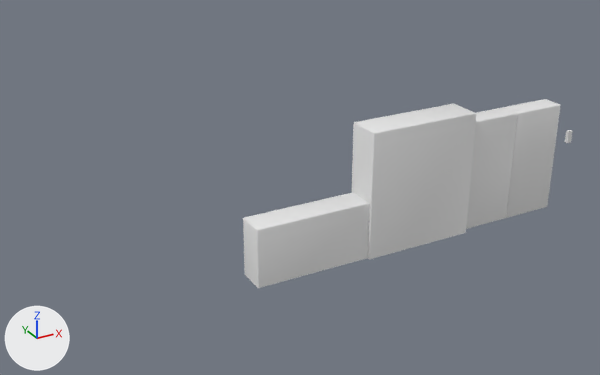
What one commit did to the Blender file Assets/_Project/Model/Blender.blend.
Camera for both pictures: a 50 mm camera at (-9.81, -10.3, 6.57) aimed at (-3.38, 1.39, 0.72). The axes (+X, +Y, +Z) are drawn at lower left. The lights are the same throughout. The same objects are shown in both versions, whatever each file hides.

Objects in the first picture: 'AntaDX', 'AntaSX', 'Muretto-2', 'Muro-2', 'Serratura'.
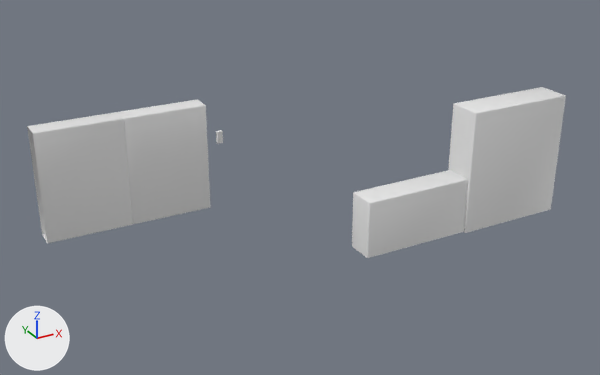
Changed parts and their boxes (x1, y1, x2, y2) in the pictures (600 x 375 px; the box of a moved part takes in the faces that stretch with it):
'Muro-2', moved: before (352, 104, 476, 259); after (448, 87, 566, 233)
'AntaSX', moved: before (466, 108, 520, 229); after (27, 112, 133, 243)
'Muretto-2', moved: before (243, 192, 369, 288); after (352, 170, 468, 258)
'AntaDX', reshaped, moved: before (503, 99, 561, 218); after (117, 99, 211, 224)
'Serratura', moved: before (565, 130, 573, 143); after (216, 130, 223, 144)
part 1 of me_plane_007, moved or reshaped: before (512, 99, 561, 216); after (127, 99, 211, 222)

The change in detail:
me_plane_007 has 24 vertices, 19 faces and spans x 0.0..1.0, y -0.2..0.2, z 0.0..2.0.
me_plane_007 is used by ob_antadx; location (0.0, 0.0, 0.0).
Before the commit, vertices of me_plane_007: 0 (1.0, -0.2, 0.0), 3 (1.0, -0.2, 2.0), 4 (1.0, 0.2, 0.0), 5 (1.0, 0.2, 2.0), 8 (1.0, -0.07, 2.0).
Before the commit, vertices of me_plane_007: 9 (1.0, 0.07, 2.0), 14 (1.0, 0.07, 0.0), 15 (1.0, -0.07, 0.0).
Part 1, on me_plane_007:
Vertices 0, 3, 4, 5, 8, 9, 14, 15 of me_plane_007 move by (0.5, 0.0, 0.0).
Object 'Serratura' (ob_serratura) moves from (1.5, 0.0, 0.0) to (-6.0, 3.0, 0.0).
Object 'AntaDX' (ob_antadx) moves from (0.0, 0.0, 0.0) to (-6.0, 3.0, 0.0).
Object 'AntaSX' (ob_antasx) moves from (0.0, 0.0, 0.0) to (-6.0, 3.0, 0.0).
Object 'Muro-2' (ob_muro_2) moves from (-2.0, 0.0, 0.0) to (0.0, 0.0, 0.0).
Object 'Muretto-2' (ob_muretto_2) moves from (-4.0, 0.0, 0.0) to (-2.0, 0.0, 0.0).
